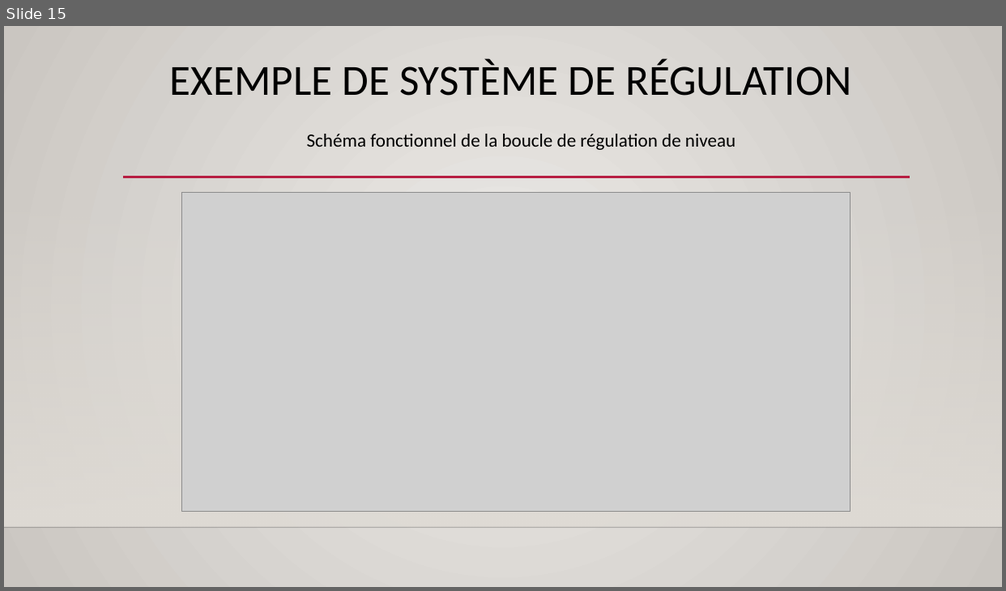
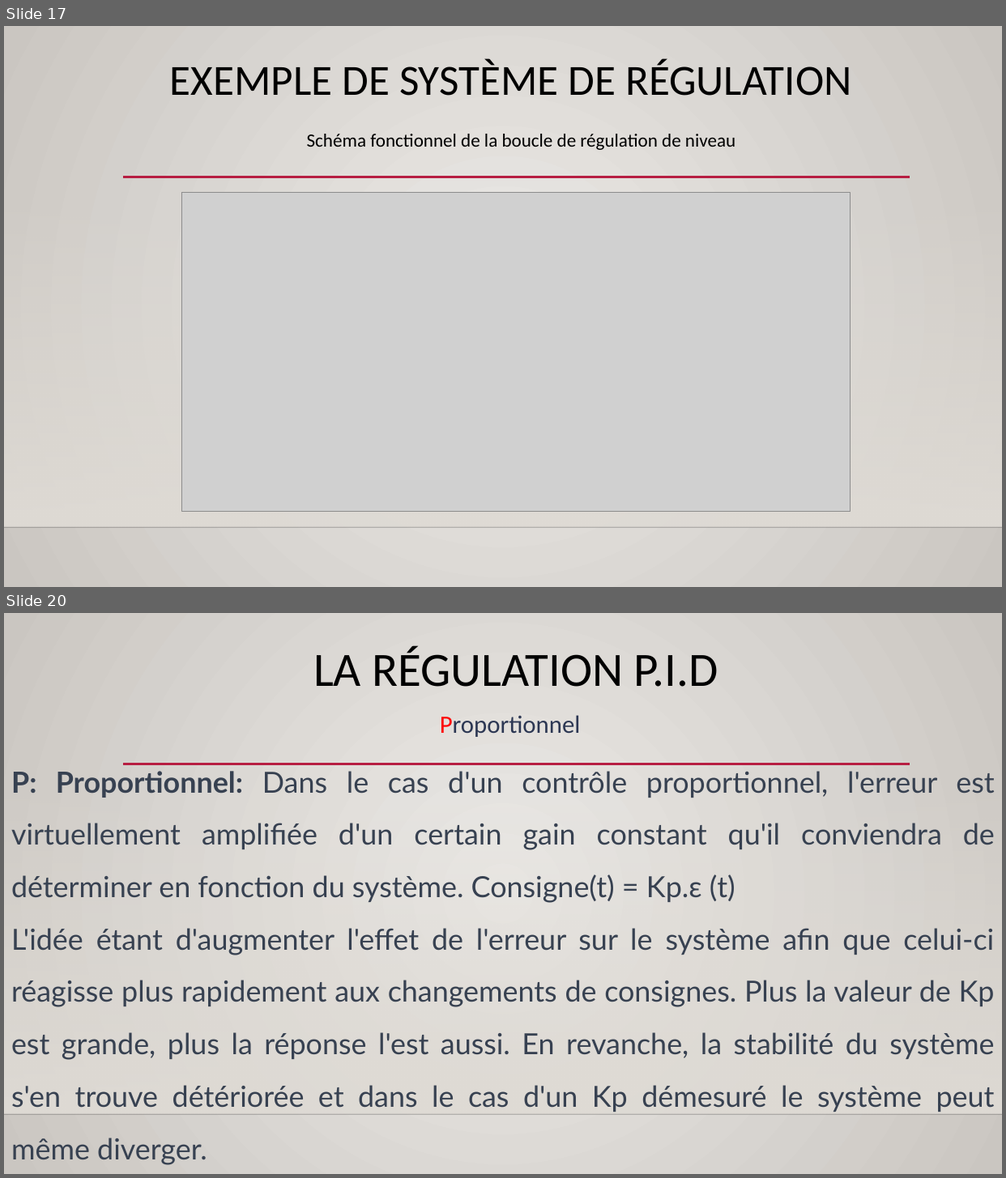
Before and after one commit to Aboudara/Document, a slide deck: Formation regulation.pptx. Shown one above the other, each under a label of ours: slide 15 before the commit, slides 17 and 20 after it; the slides between them are not shown. The pictures are 1006x591 and 1006x1178 pixels, drawn with LibreOffice and Linux fonts; fonts in the diff are those of the drawing; grey boxes stand for pictures; background and template pictures are left out. Boxes give left, top, right and bottom in pixels: in the first picture for what was removed or moved away, otherwise in the second. Text is boxed around its words. In the diff, an @@ line names an element or a change of style, - is before the commit and + after.

```diff
--- a/Formation regulation.pptx
+++ b/Formation regulation.pptx
@@ slide 20 added at (x1=4, y1=613, x2=1002, y2=1174), background gradient #ECEAE7 to #CAC7C1; not listed: 3 template elements that a slide beside it also shows @@
@@ title added at (x1=313, y1=646, x2=718, y2=687), 46 pt, text #000000 @@
+LA RÉGULATION P.I.D
@@ text added at (x1=440, y1=715, x2=581, y2=737), 24 pt, text #2C3753 @@
+Proportionnel
@@ text added at (x1=11, y1=771, x2=995, y2=1112), 28 pt, text #374151 @@
+P: Proportionnel: Dans le cas d'un contrôle proportionnel, l'erreur est virtuellement amplifiée d'un certain gain constant qu'il conviendra de déterminer en fonction du système. Consigne(t) = Kp.ε (t)
+L'idée étant d'augmenter l'effet de l'erreur sur le système afin que celui-ci réagisse plus rapidement aux changements de consignes. Plus la valeur de Kp est grande, plus la réponse l'est aussi. En revanche, la stabilité du système s'en trouve détériorée et dans le cas d'un Kp démesuré le système peut même diverger.
@@ what was slide 15 is now slide 17 @@
```
Also in this commit, not shown: 1 slide changed, 23 other slides added, 1 other file.
